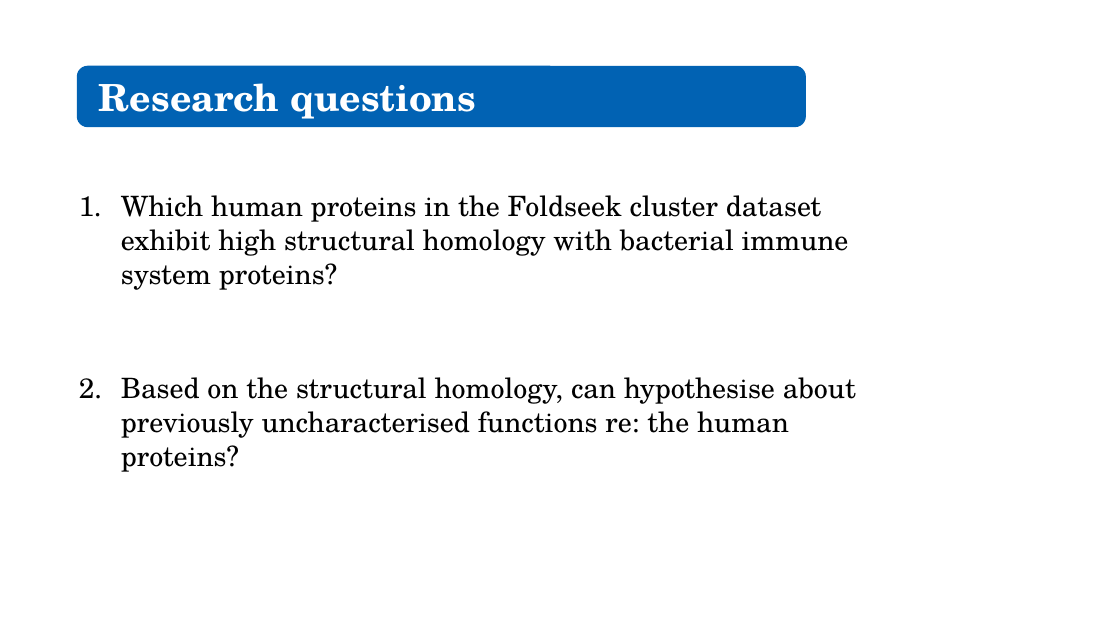
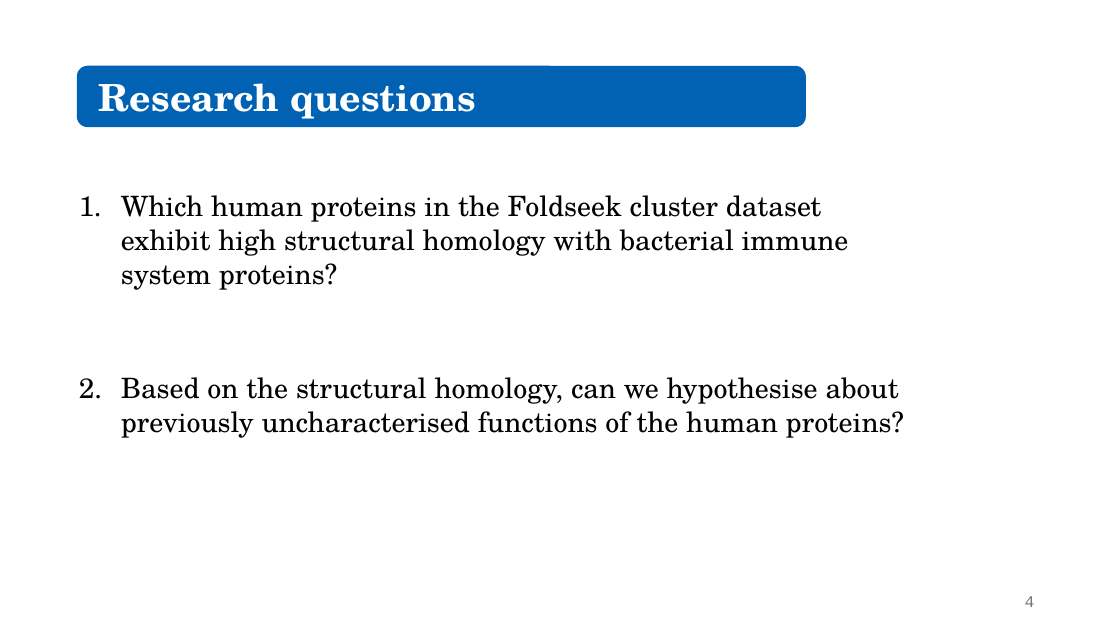
Before and after one commit to juliandeanmoran/BISSH, a slide deck: slide 4 of vis/reports/2026-02-18_projectUpdate_1.pptx (slide 3 before the commit). Drawn at 1120x630 pixels with LibreOffice and Linux fonts; fonts in the diff are those of the drawing. Boxes give left, top, right and bottom in pixels: in the first picture for what was removed or moved away, otherwise in the second. Text is boxed around its words. In the diff, an @@ line names an element or a change of style, - is before the commit and + after.

```diff
--- a/vis/reports/2026-02-18_projectUpdate_1.pptx
+++ b/vis/reports/2026-02-18_projectUpdate_1.pptx
@@ text at (121,377,904,438): text changed @@
-2. Based on the structural homology, can hypothesise about previously uncharacterised functions re: the human proteins?
+2. Based on the structural homology, can we hypothesise about previously uncharacterised functions of the human proteins?
@@ page number added at (1025,596,1035,607), 14 pt, text #797979 @@
+4
```
Also in this commit, not shown: 1 other slide changed, 3 slides added, 1 slide removed.
